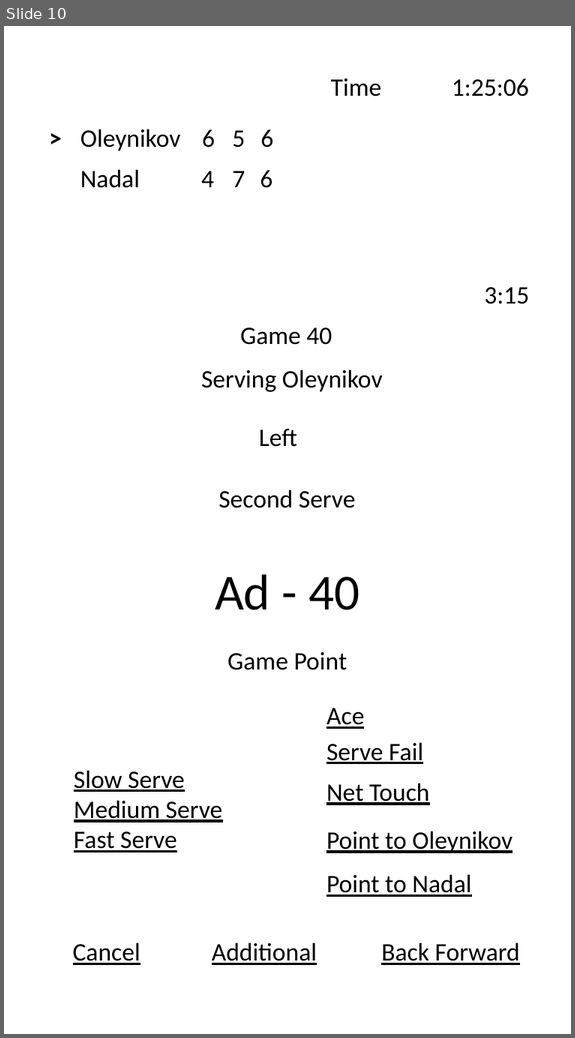
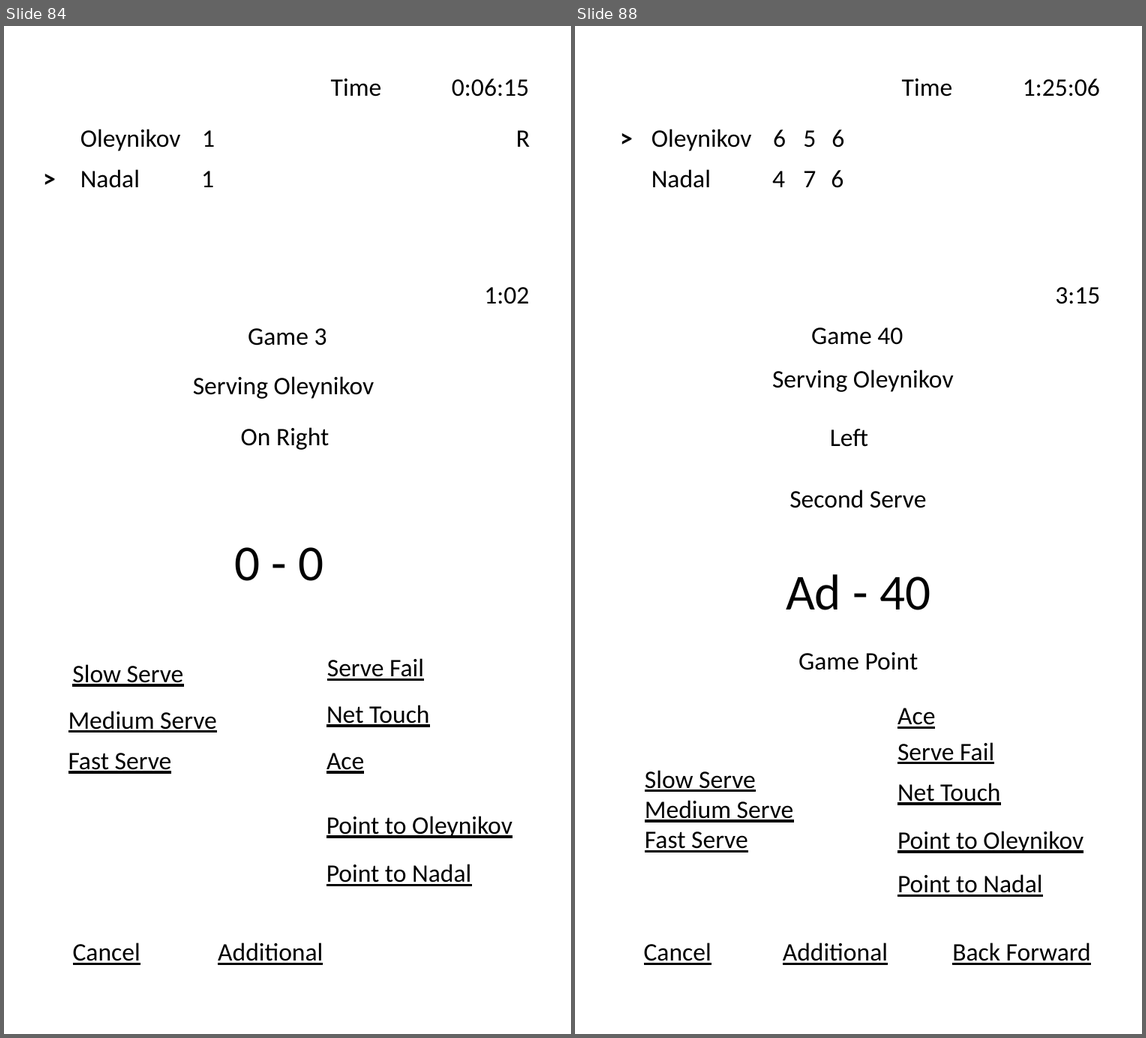
Before and after one commit to yuriyoleynikov/YoTennis, a slide deck: docs/UI.pptx. Shown side by side, each under a label of ours: slide 10 before the commit, slides 84 and 88 after it; the slides between them are not shown. The pictures are 575x1038 and 1146x1038 pixels, drawn with LibreOffice and Linux fonts; fonts in the diff are those of the drawing. Boxes give left, top, right and bottom in pixels: in the first picture for what was removed or moved away, otherwise in the second. Text is boxed around its words. In the diff, an @@ line names an element or a change of style, - is before the commit and + after.

```diff
--- a/docs/UI.pptx
+++ b/docs/UI.pptx
@@ slide 84 added at (x1=4, y1=26, x2=571, y2=1034), background #FFFFFF @@
@@ text added at (x1=331, y1=78, x2=382, y2=96), 18 pt, text #000000 @@
+Time
@@ text added at (x1=452, y1=78, x2=529, y2=96), 18 pt, text #000000 @@
+0:06:15
@@ text added at (x1=80, y1=129, x2=181, y2=151), 18 pt, text #000000 @@
+Oleynikov
@@ text added at (x1=202, y1=130, x2=215, y2=147), 18 pt, text #000000 @@
+1
@@ text added at (x1=516, y1=130, x2=530, y2=147), 18 pt, text #000000 @@
+R
@@ text added at (x1=33, y1=158, x2=66, y2=198), 18 pt, text #000000, bold @@
+>
@@ text added at (x1=80, y1=169, x2=140, y2=188), 18 pt, text #000000 @@
+Nadal
@@ text added at (x1=201, y1=171, x2=214, y2=187), 18 pt, text #000000 @@
+1
@@ text added at (x1=484, y1=287, x2=529, y2=304), 18 pt, text #000000 @@
+1:02
@@ text added at (x1=248, y1=328, x2=327, y2=346), 18 pt, text #000000 @@
+Game 3
@@ text added at (x1=193, y1=376, x2=374, y2=399), 18 pt, text #000000 @@
+Serving Oleynikov
@@ text added at (x1=241, y1=427, x2=329, y2=450), 18 pt, text #000000 @@
+On Right
@@ text added at (x1=234, y1=547, x2=324, y2=581), 36 pt, text #000000 @@
+0 - 0
@@ text added at (x1=72, y1=664, x2=184, y2=687), 18 pt, text #000000, underline @@
+Slow Serve
@@ text added at (x1=327, y1=658, x2=424, y2=681), 18 pt, text #000000, underline @@
+Serve Fail
@@ text added at (x1=68, y1=711, x2=217, y2=732), 18 pt, text #000000, underline @@
+Medium Serve
@@ text added at (x1=326, y1=705, x2=430, y2=727), 18 pt, text #000000, underline @@
+Net Touch
@@ text added at (x1=68, y1=753, x2=172, y2=774), 18 pt, text #000000, underline @@
+Fast Serve
@@ text added at (x1=326, y1=753, x2=364, y2=774), 18 pt, text #000000, underline @@
+Ace
@@ text added at (x1=326, y1=816, x2=512, y2=838), 18 pt, text #000000, underline @@
+Point to Oleynikov
@@ text added at (x1=326, y1=864, x2=471, y2=886), 18 pt, text #000000, underline @@
+Point to Nadal
@@ text added at (x1=73, y1=942, x2=140, y2=965), 18 pt, text #000000, underline @@
+Cancel
@@ text added at (x1=218, y1=942, x2=323, y2=965), 18 pt, text #000000, underline @@
+Additional
@@ what was slide 10 is now slide 88 @@
```
Also in this commit, not shown: 10 slides changed, 76 other slides added, 4 slides removed.
